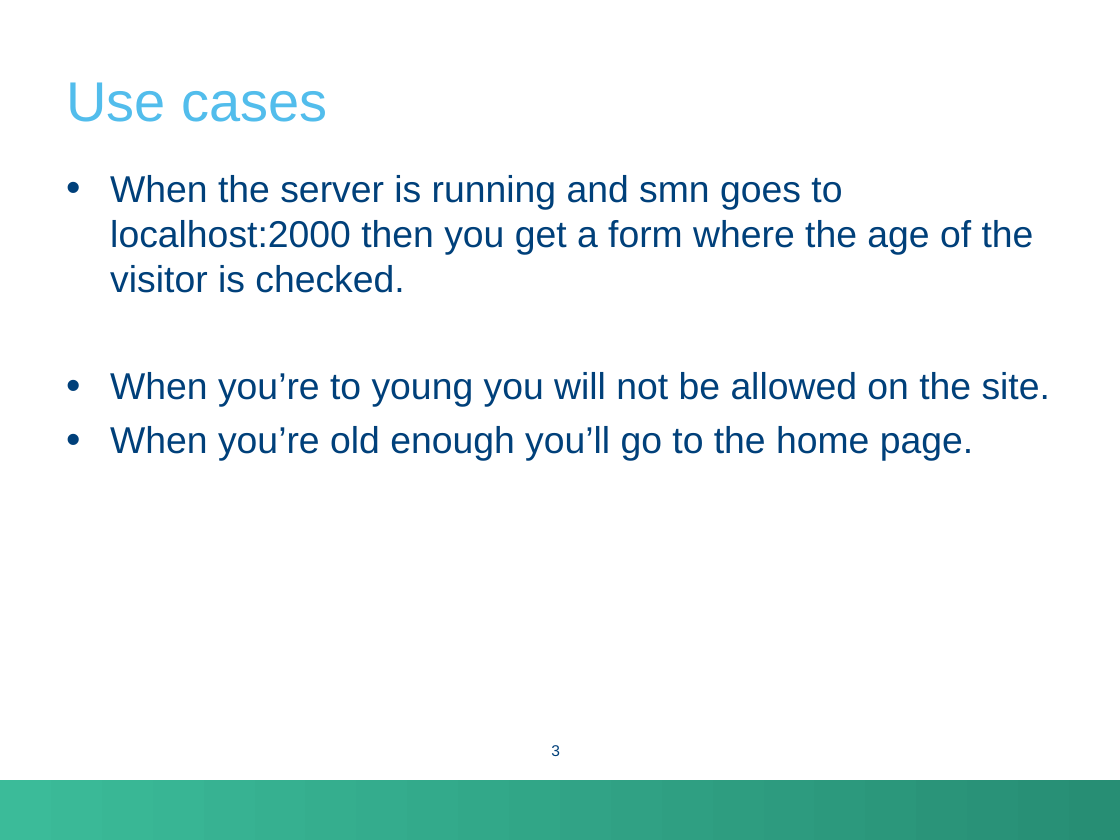
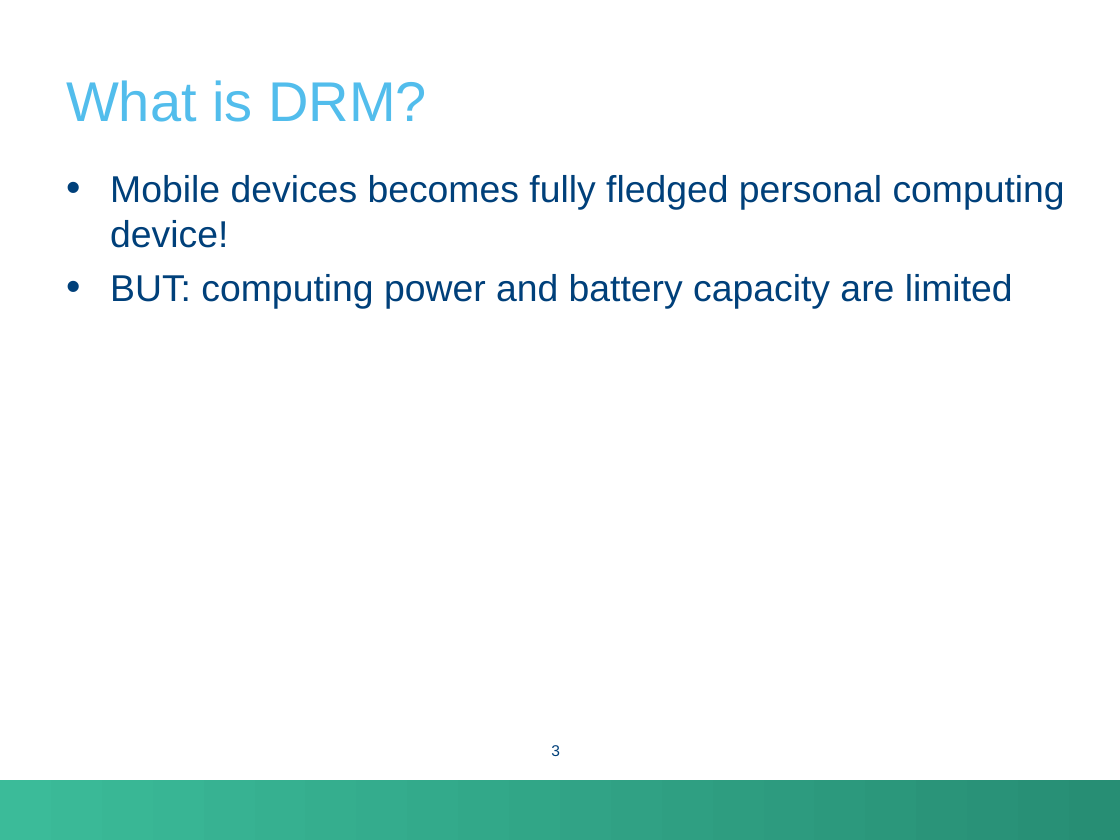
Before and after one commit to kjell1995/projectWebKG, a slide deck: slide 3 of voorstelling.pptx. Drawn at 1120x840 pixels with LibreOffice and Linux fonts; fonts in the diff are those of the drawing; background and template pictures are left out. Boxes give left, top, right and bottom in pixels: in the first picture for what was removed or moved away, otherwise in the second. Text is boxed around its words. In the diff, an @@ line names an element or a change of style, - is before the commit and + after.

```diff
--- a/voorstelling.pptx
+++ b/voorstelling.pptx
@@ title at [66,80,427,122]: text changed @@
-Use cases
+What is DRM?
@@ text at [110,175,1065,309]: text changed @@
-• When the server is running and smn goes to localhost:2000 then you get a form where the age of the visitor is checked.
-• When you’re to young you will not be allowed on the site.
-• When you’re old enough you’ll go to the home page.
+• Mobile devices becomes fully fledged personal computing device!
+• BUT: computing power and battery capacity are limited
```
Also in this commit, not shown: 2 slides added, 8 slides removed.
